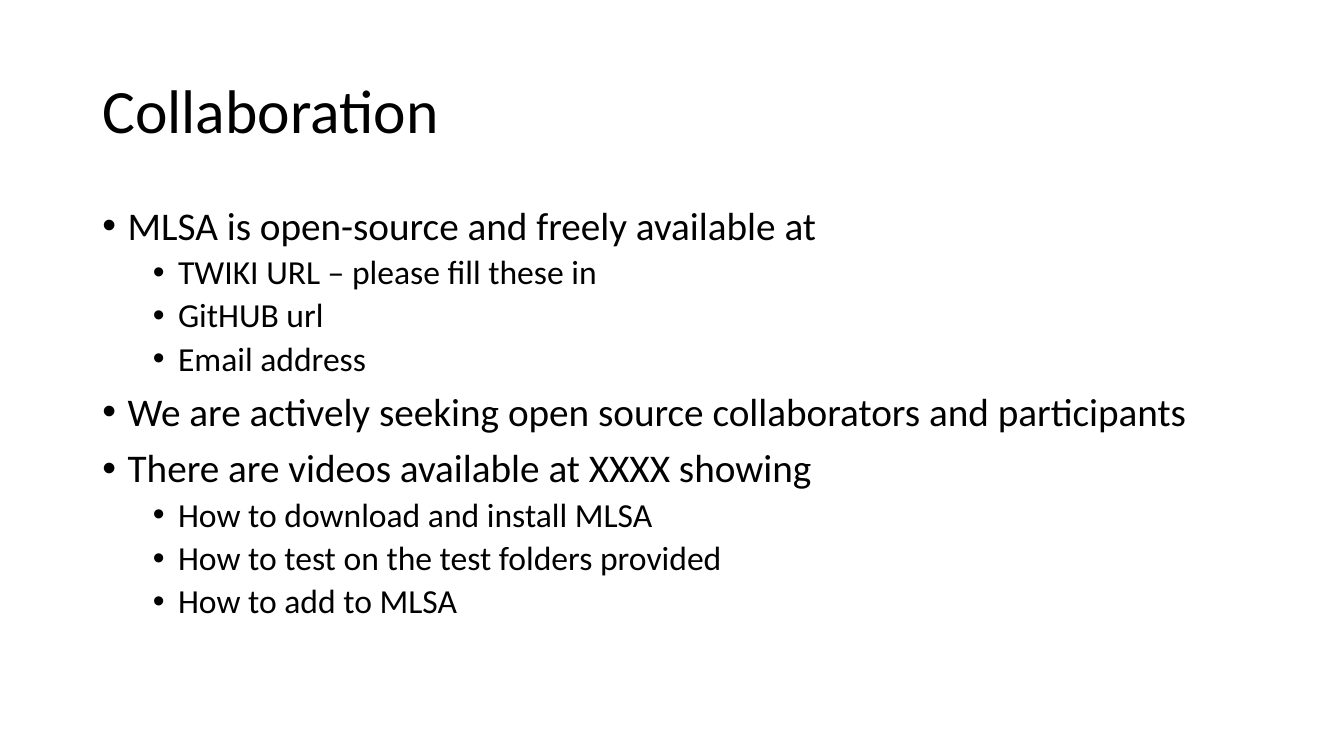
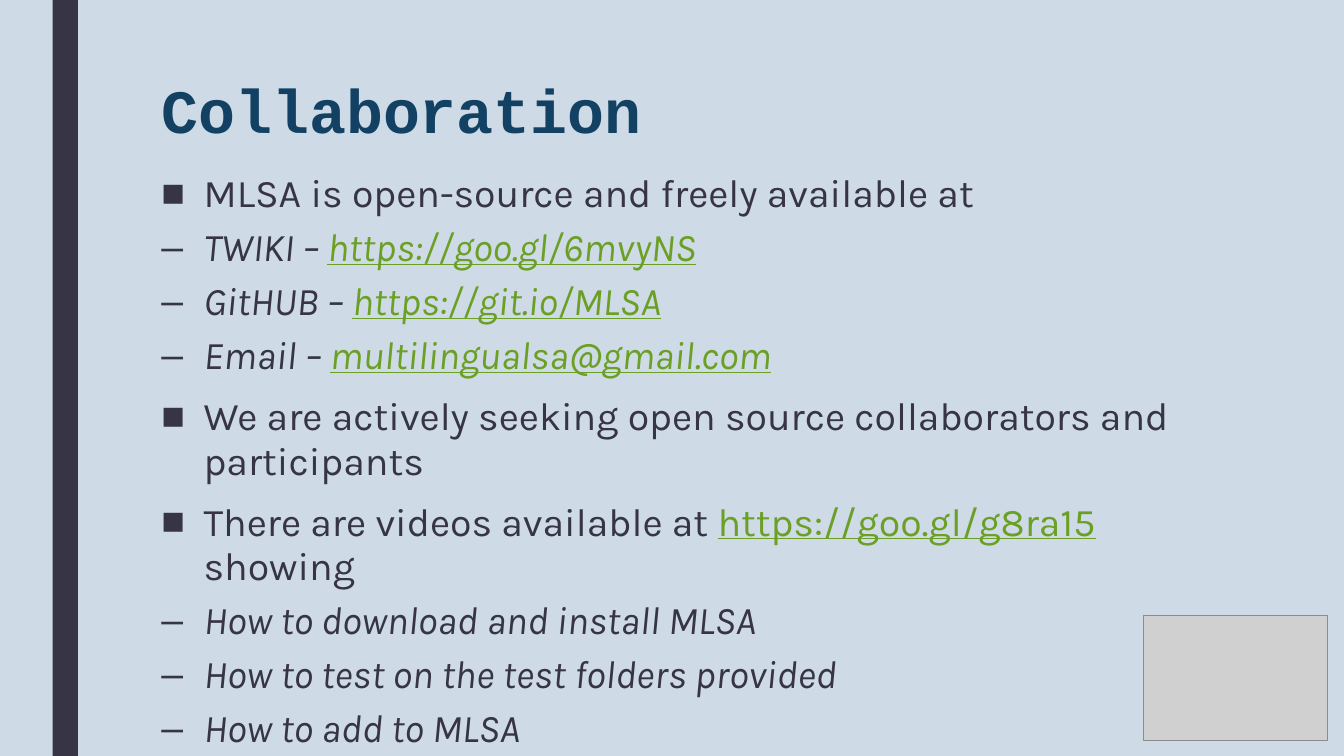
Before and after one commit to MultilingualStaticAnalysis/MLSA, a slide deck: slide 15 of Doc/LBB ICSoft2017 Slides v0.pptx. Drawn at 1344x756 pixels with LibreOffice and Linux fonts; fonts in the diff are those of the drawing; grey boxes stand for pictures. Boxes give left, top, right and bottom in pixels: in the first picture for what was removed or moved away, otherwise in the second. Text is boxed around its words. In the diff, an @@ line names an element or a change of style, - is before the commit and + after.

```diff
--- a/Doc/LBB ICSoft2017 Slides v0.pptx
+++ b/Doc/LBB ICSoft2017 Slides v0.pptx
@@ background #FFFFFF to #CEDBE6 @@
@@ rectangle added at [52, 0, 78, 756], fill #373545 @@
@@ title "Collaboration": place and size @@
-title "Collaboration" at [102, 90, 438, 134]
+title "Collaboration" at [161, 89, 641, 134]
@@ title "Collaboration" at [161, 89, 641, 134]: font Calibri to Courier New, text colour #000000 to #134163, bold on; line spacing 0.9 to 0.89; vertical alignment middle to top @@
@@ text "MLSA is open-source and freely ...": place and size @@
-text "MLSA is open-source and freely ..." at [128, 212, 1186, 614]
+text "MLSA is open-source and freely ..." at [204, 180, 1168, 743]
@@ text at [204, 180, 1168, 743]: font Calibri to Karla, text colour #000000 to #373545 in "MLSA is open-source and freely available at", "We are actively seeking open source collaborators ...", "How to download and install MLSA", "How to test on the test folders ..." and 1 more places; size 24 to 28 pt, italic on in "How to download and install MLSA", "How to test on the test folders ...", "How to add to MLSA"; bullet • to ■; line spacing 0.9 to 0.94; more space between paragraphs; bullet • to – @@
@@ text at [204, 232, 771, 379]: text changed; size 24 to 28 pt; font Calibri to Karla; text colour #000000 to #6B9F25; italic on @@
-  • TWIKI URL – please fill these in
-  • GitHUB url
-  • Email address
+  – TWIKI – https://goo.gl/6mvyNS
+  – GitHUB – https://git.io/MLSA
+  – Email – multilingualsa@gmail.com
@@ text at [204, 507, 1096, 590]: text changed; font Calibri to Karla; text colour #000000 to #373545 @@
-• There are videos available at XXXX showing
+■ There are videos available at https://goo.gl/g8ra15 showing
@@ picture added at [1144, 616, 1328, 741] @@
```
Also in this commit, not shown: 15 other slides changed, 6 other files.
